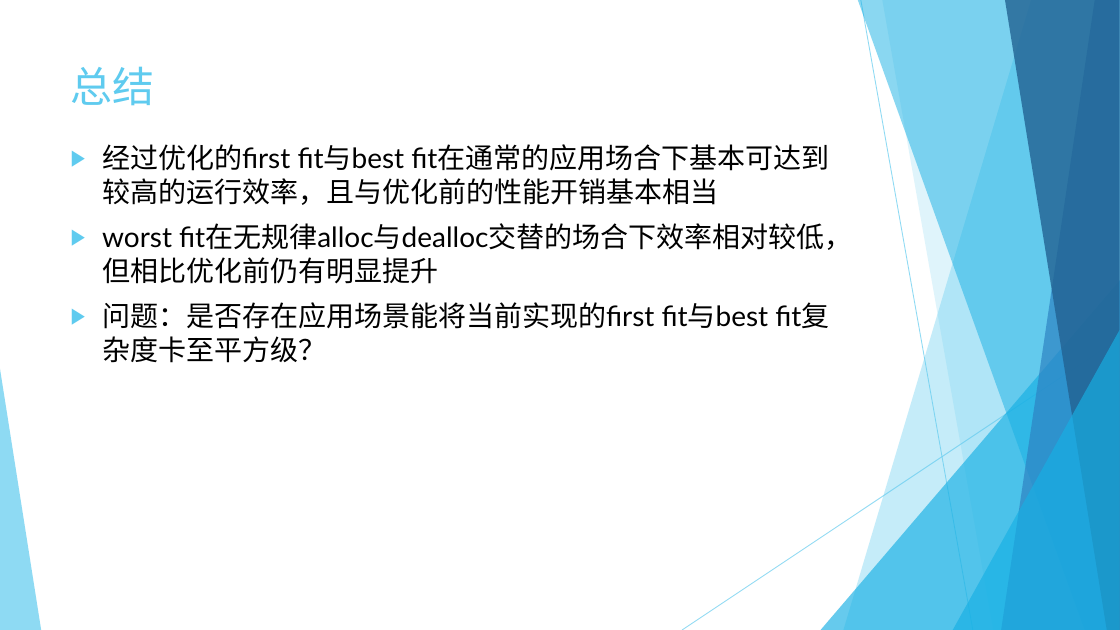
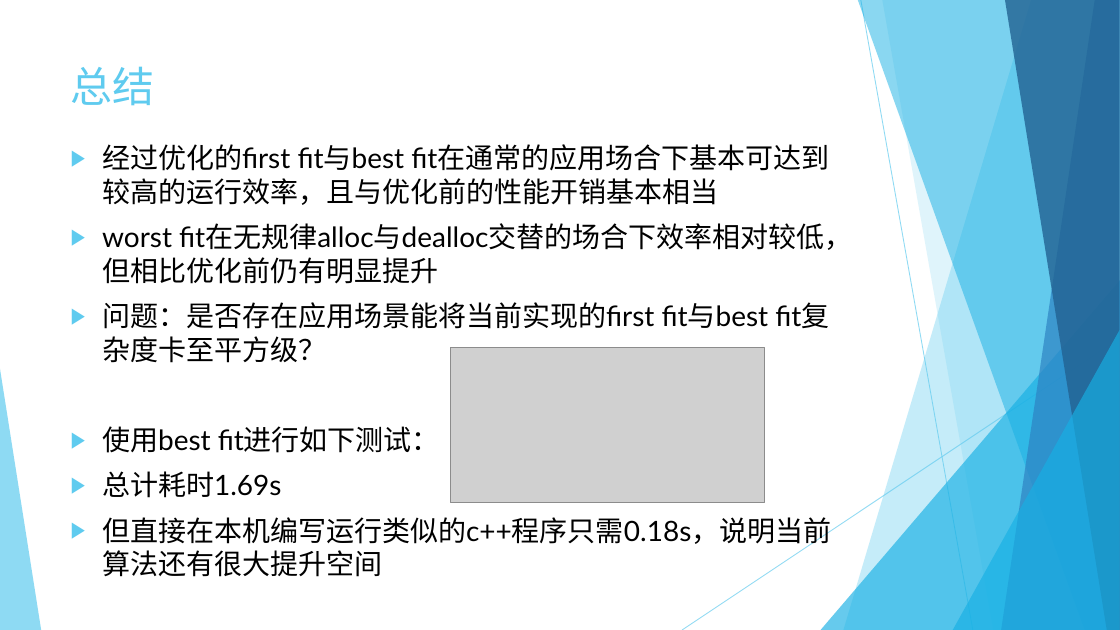
Before and after one commit to rcore-os/mem_malloc_subsystem, a slide deck: slide 29 of slides/week8.pptx. Drawn at 1120x630 pixels with LibreOffice and Linux fonts; fonts in the diff are those of the drawing; grey boxes stand for pictures. Boxes give left, top, right and bottom in pixels: in the first picture for what was removed or moved away, otherwise in the second. Text is boxed around its words. In the diff, an @@ line names an element or a change of style, - is before the commit and + after.

```diff
--- a/slides/week8.pptx
+++ b/slides/week8.pptx
@@ picture added at box(450, 348, 765, 503) @@
@@ text at box(102, 426, 831, 577): paragraphs added @@
+▶ 使用best fit进行如下测试：
+▶ 总计耗时1.69s
+▶ 但直接在本机编写运行类似的c++程序只需0.18s，说明当前算法还有很大提升空间
```
Also in this commit, not shown: 1 other slide changed.
